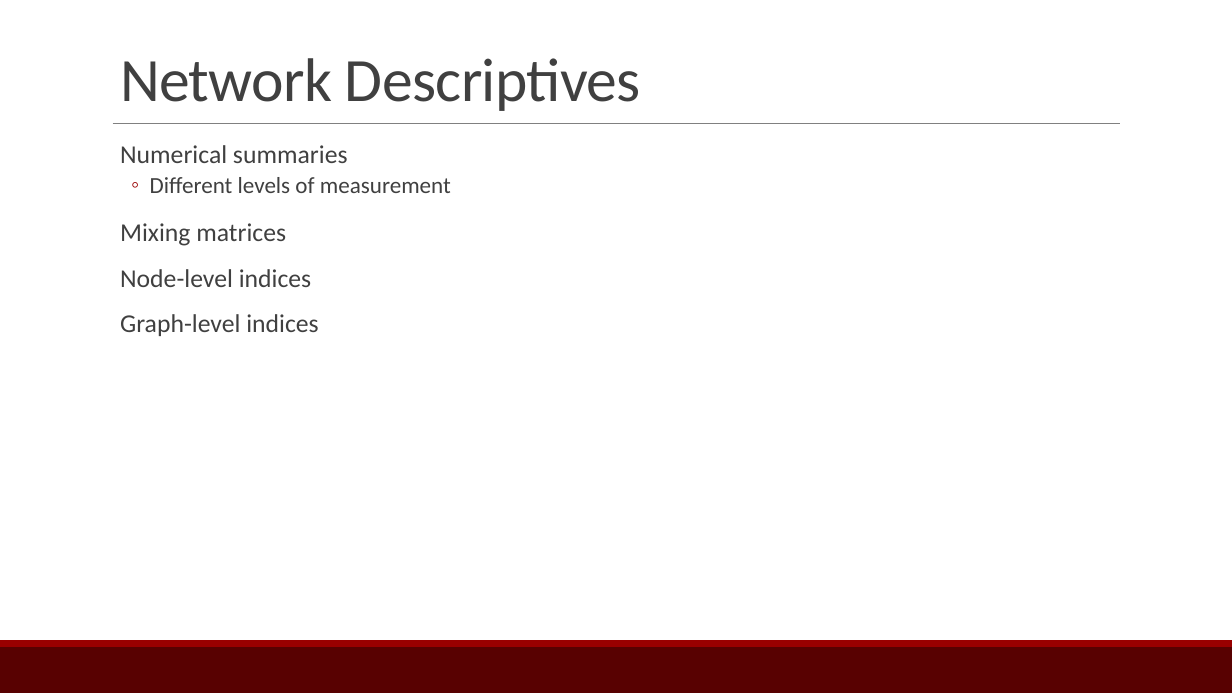
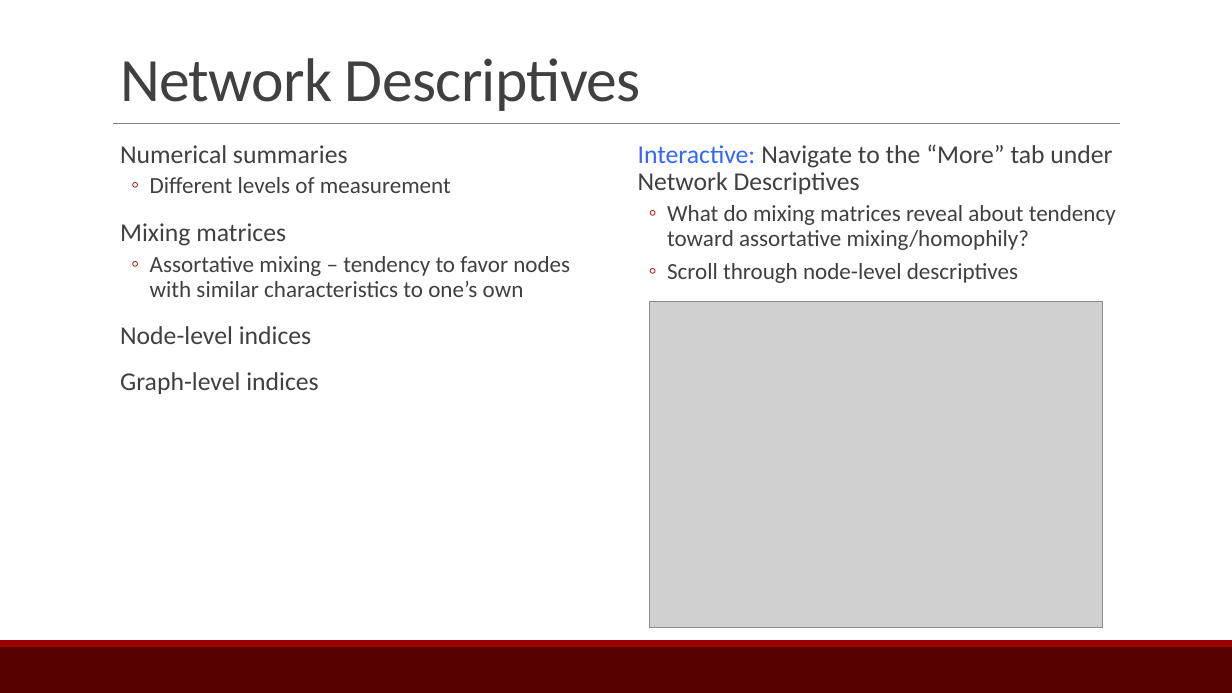
Before and after one commit to ebey/sunbelt2015, a slide deck: slide 14 of statnetWeb_slides.pptx. Drawn at 1232x693 pixels with LibreOffice and Linux fonts; fonts in the diff are those of the drawing; grey boxes stand for pictures. Boxes give left, top, right and bottom in pixels: in the first picture for what was removed or moved away, otherwise in the second. Text is boxed around its words. In the diff, an @@ line names an element or a change of style, - is before the commit and + after.

Commit message:
slides and images

```diff
--- a/statnetWeb_slides.pptx
+++ b/statnetWeb_slides.pptx
@@ text added at [638,144,1116,283], 18 pt, text #404040 @@
+  Interactive: Navigate to the “More” tab under Network Descriptives
+  ◦ What do mixing matrices reveal about tendency toward assortative mixing/homophily?
+  ◦ Scroll through node-level descriptives
@@ text at [150,256,570,297]: paragraph added @@
+  ◦ Assortative mixing – tendency to favor nodes with similar characteristics to one’s own
@@ picture added at [650,301,1104,628] @@
```
Also in this commit, not shown: 15 other slides changed, 9 slides added, 1 slide removed, 5 other files.
